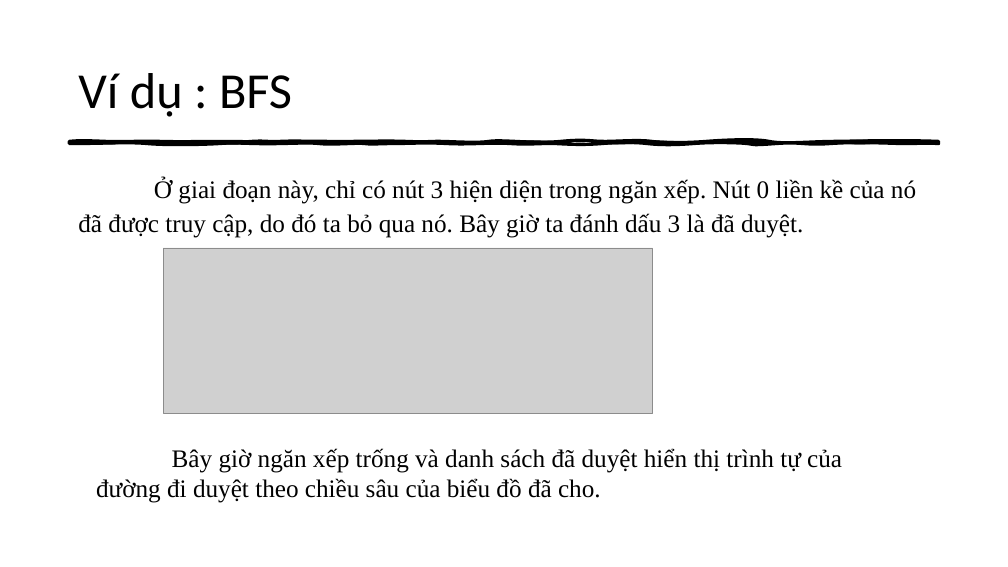
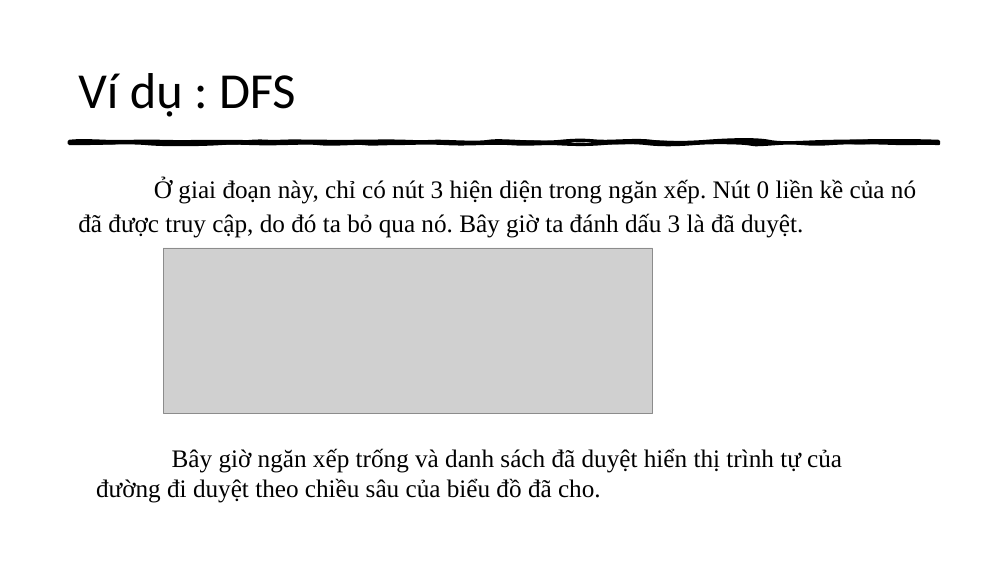
Before and after one commit to thathcmus/CTDL_GT, a slide deck: slide 32 of Cau_Truc_Du_Lieu_Do_Thi_Va_Ung_Dung.pptx (slide 23 before the commit). Drawn at 1008x567 pixels with LibreOffice and Linux fonts; fonts in the diff are those of the drawing; grey boxes stand for pictures. Boxes give left, top, right and bottom in pixels: in the first picture for what was removed or moved away, otherwise in the second. Text is boxed around its words. In the diff, an @@ line names an element or a change of style, - is before the commit and + after.

```diff
--- a/Cau_Truc_Du_Lieu_Do_Thi_Va_Ung_Dung.pptx
+++ b/Cau_Truc_Du_Lieu_Do_Thi_Va_Ung_Dung.pptx
@@ title at (x1=78, y1=73, x2=296, y2=117): text changed @@
-Ví dụ : BFS
+Ví dụ : DFS
```
Also in this commit, not shown: 11 other slides changed, 4 other files.
